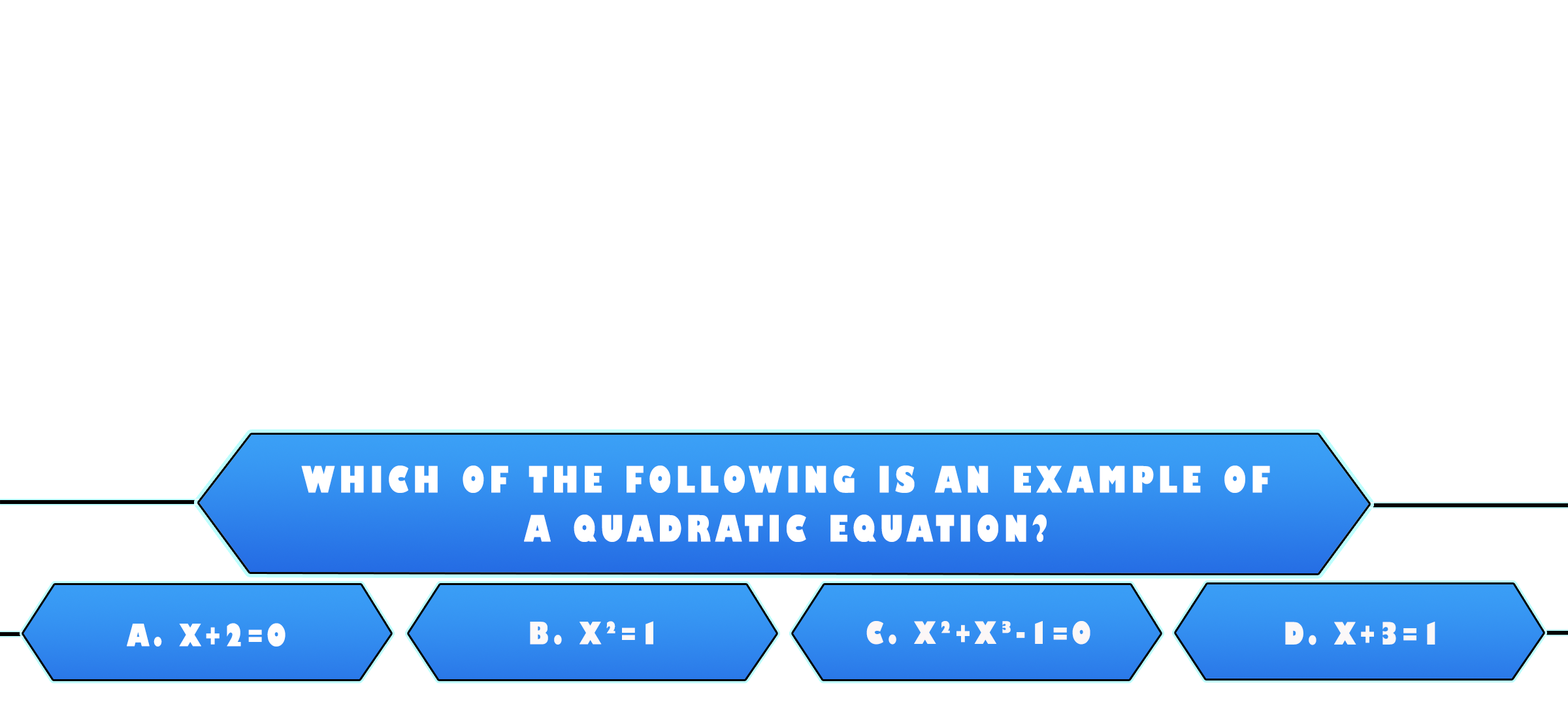
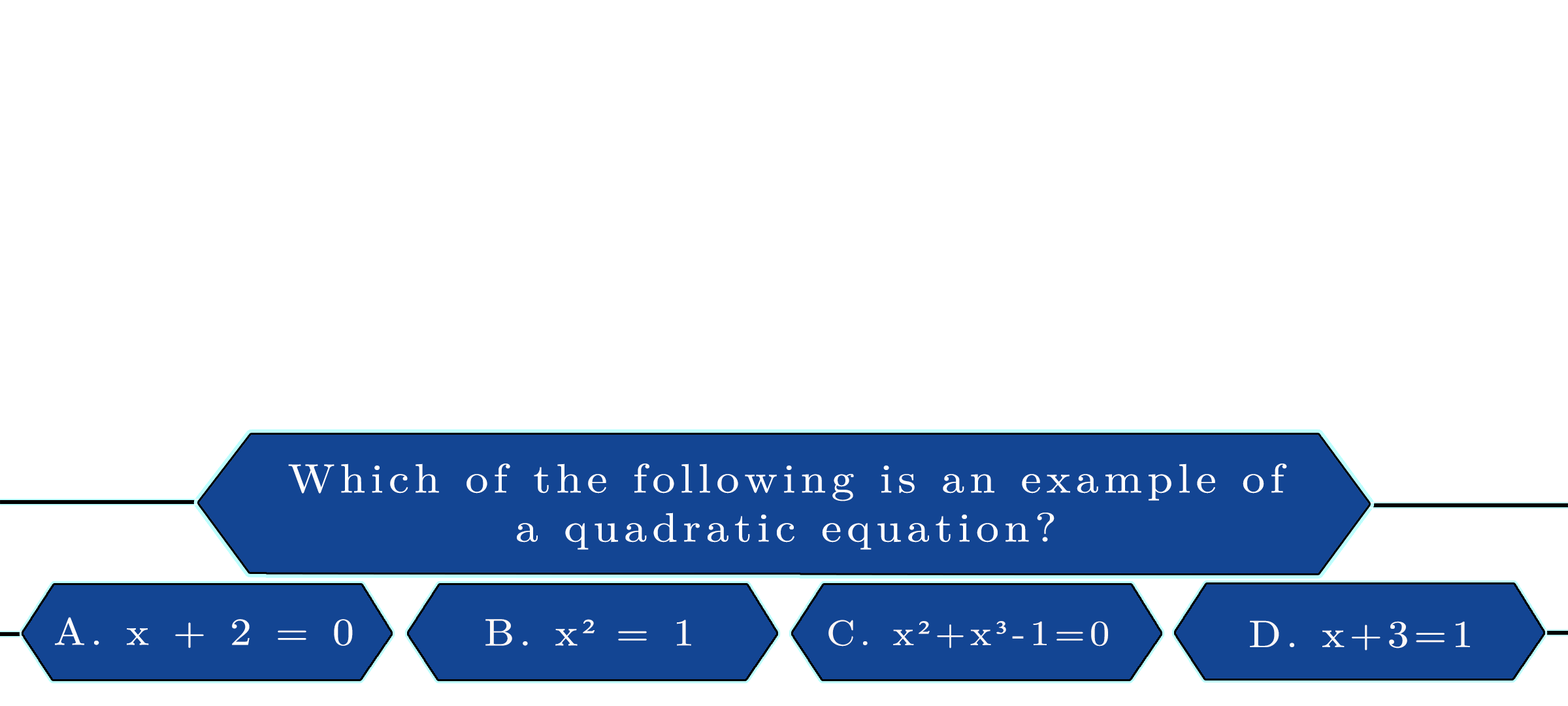
Before/after of a 1568 x 706 layered artwork. What changed in the layer stack:
painted on "Which of the following is an example of a quadratic equation?" over [288, 463, 1288, 550]
painted on "Layer 7" over [199, 434, 1369, 573]
painted on "d. x+3=1" over [1249, 620, 1470, 651]
painted on "Layer 9" over [1176, 584, 1544, 679]
painted on "c. x²+x³-1=0" over [828, 619, 1109, 649]
painted on "Layer 9 copy" over [793, 584, 1161, 679]
renamed "b. x²=1" to "b. x² = 1", painted on it over [485, 618, 692, 646]
painted on "Layer 9 copy 2" over [408, 584, 777, 679]
renamed "a. x+2=0" to "a. x + 2 = 0", painted on it over [54, 616, 353, 649]
painted on "Layer 9 copy 3" over [23, 584, 391, 679]
